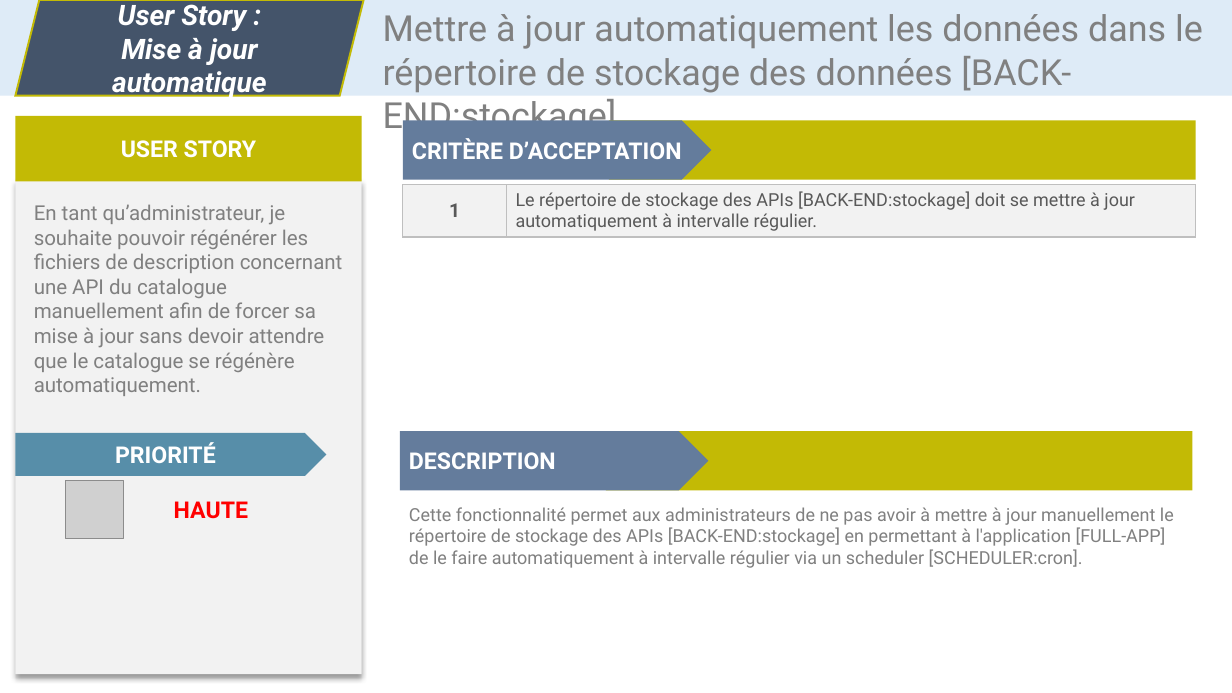
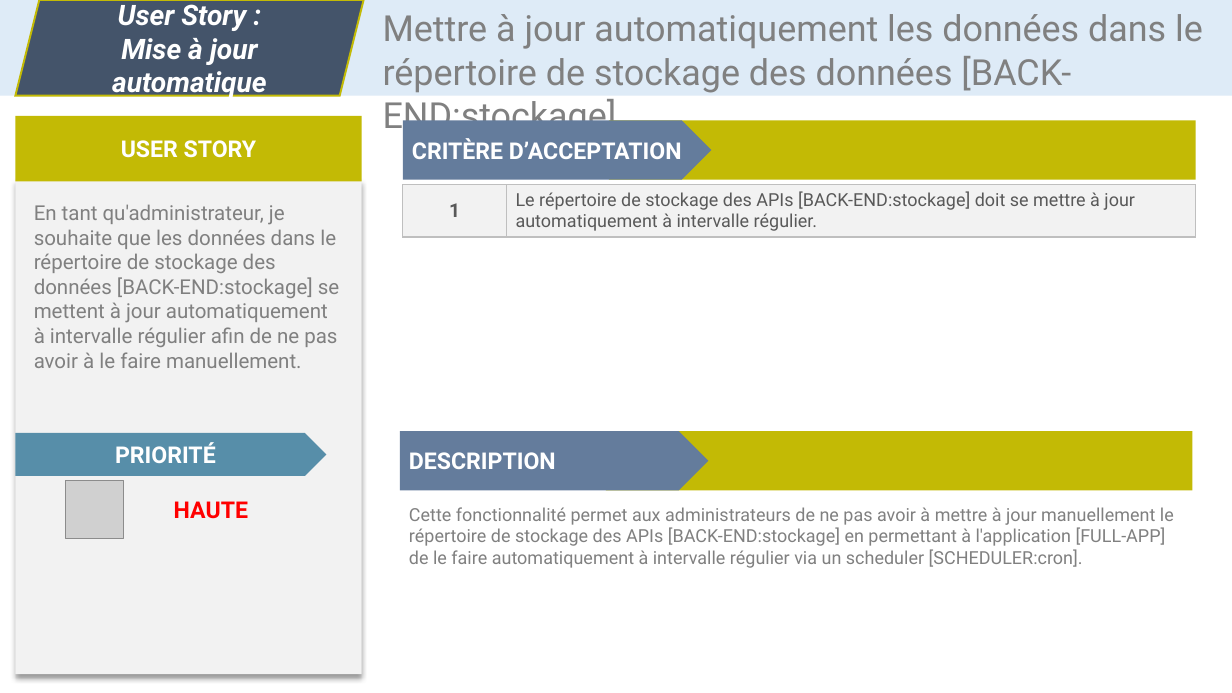
Before and after one commit to CC4K/api-catalog-development, a slide deck: slide 13 of reports/S3-User-Stories/user-stories-dev.odp. Drawn at 1232x693 pixels with LibreOffice and Linux fonts; fonts in the diff are those of the drawing; grey boxes stand for pictures. Boxes give left, top, right and bottom in pixels: in the first picture for what was removed or moved away, otherwise in the second. Text is boxed around its words. In the diff, an @@ line names an element or a change of style, - is before the commit and + after.

```diff
--- a/reports/S3-User-Stories/user-stories-dev.odp
+++ b/reports/S3-User-Stories/user-stories-dev.odp
@@ text at (34, 204, 339, 368): text changed @@
-En tant qu’administrateur, je souhaite pouvoir régénérer les fichiers de description concernant une API du catalogue manuellement afin de forcer sa mise à jour sans devoir attendre que le catalogue se régénère automatiquement.
+En tant qu'administrateur, je souhaite que les données dans le répertoire de stockage des données [BACK-END:stockage] se mettent à jour automatiquement à intervalle régulier afin de ne pas avoir à le faire manuellement.
```
Also in this commit, not shown: 5 other slides changed, 2 other files.
